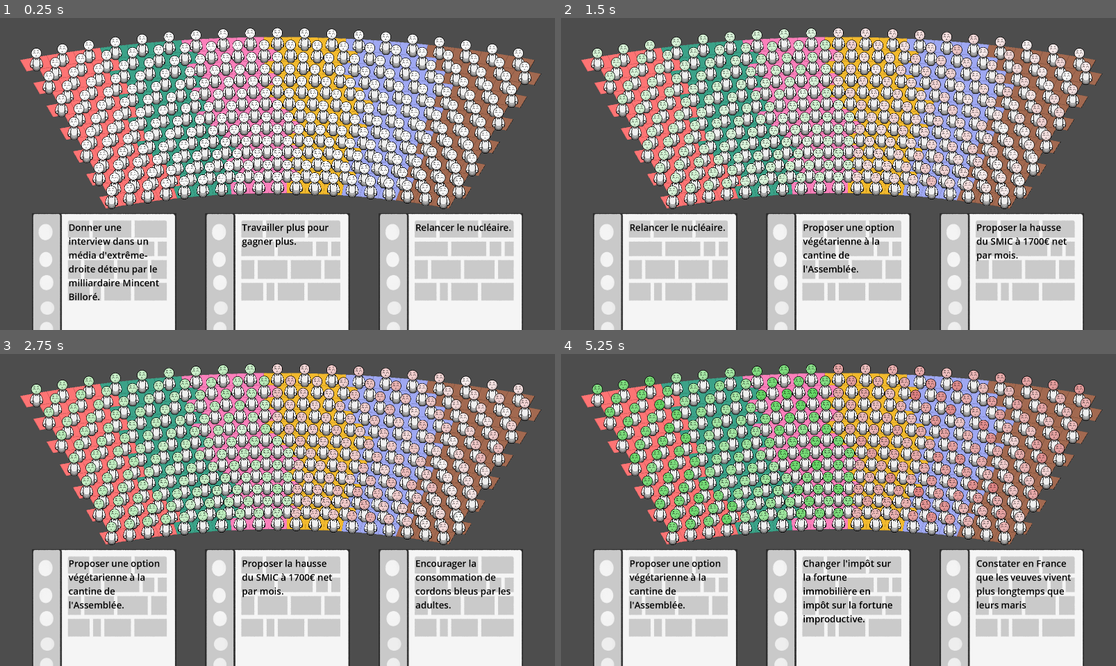
Above: before the commit, frames 1-4 (two rows, left to right).
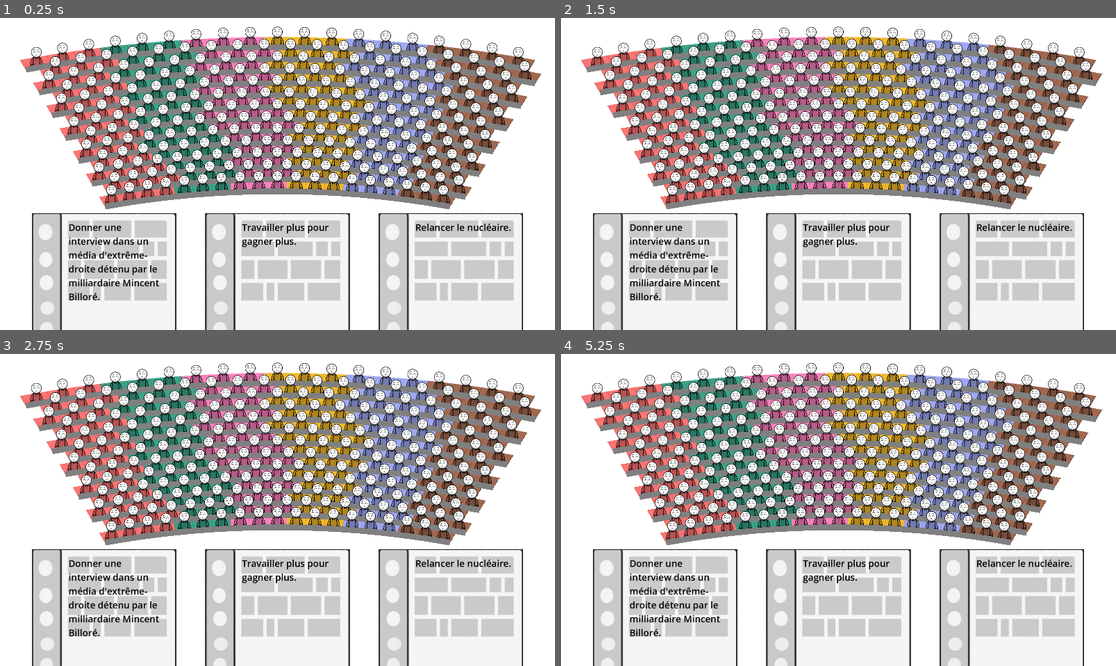
Above: after the commit, the same moments.

Repository: remimorvan/assemblee-nationale-simulator
Game: Godot game, scene res://scenes/game.tscn
Same seed, same stepped clock (60 frames per second), same inputs: the game is played once before the commit and once after it.
Inputs (mouse positions are in pixels of both pictures, inside the frame that each line leads up to):
- Up to frame 1 (0.25 s): no input
- Up to frame 2 (1.5 s): tap Enter at 0.5 s; move the mouse to (666, 308) at 0.52 s; click (666, 308) at 0.67 s; tap Space at 1.25 s; click (666, 308) at 1.42 s
- Up to frame 3 (2.75 s): tap Enter at 2 s; click (105, 644) at 2.17 s
- Up to frame 4 (5.25 s): tap Space at 2.75, 4.25 s; move the mouse to (838, 644) at 2.77 s; click (838, 644) at 2.92 s; tap Enter at 3.5 s; click (838, 644) at 3.67 s; click (838, 644) at 4.42 s; click (838, 644) at 5.17 s

The runs differ from the first frame. In frame 1, 59% of the frame differs, in the area x 0-100%, y 0-100%; in frame 2, 64%; in frame 3, 65%; in frame 4, 66%.

Commit message:
barres dans l'assemblée

Diff:
--- a/scenes/game.tscn
+++ b/scenes/game.tscn
@@ -12,3 +12,9 @@
 [node name="Deck" parent="." instance=ExtResource("3_lnu2h")]
 
 [node name="Player" parent="." instance=ExtResource("1_uwrxv")]
+
+[node name="ColorRect" type="ColorRect" parent="."]
+z_index = -1
+z_as_relative = false
+offset_right = 1920.0
+offset_bottom = 1080.0
--- a/scenes/hemicycle.tscn
+++ b/scenes/hemicycle.tscn
@@ -17,3 +17,9 @@
 offset_right = 1920.0
 offset_bottom = 1080.0
 color = Color(1, 1, 1, 0)
+
+[node name="TextureRect2" type="ColorRect" parent="."]
+material = SubResource("ShaderMaterial_hw2pa")
+offset_right = 1920.0
+offset_bottom = 1080.0
+color = Color(1, 1, 1, 0)
--- a/scenes/mp.tscn
+++ b/scenes/mp.tscn
@@ -134,7 +134,7 @@
 script = ExtResource("1_ct13o")
 
 [node name="Sprites" type="Node2D" parent="."]
-position = Vector2(0, -50)
+position = Vector2(0, -55)
 scale = Vector2(0.519999, 0.519999)
 
 [node name="body" type="Sprite2D" parent="Sprites"]
--- a/scripts/hemicycle.gd
+++ b/scripts/hemicycle.gd
@@ -14,20 +14,6 @@
 	Vector3(163., 105., 80.)/256.
 ]
 
-
-# Called when the node enters the scene tree for the first time.
-func _ready() -> void:
-	var mat: ShaderMaterial = $TextureRect.material
-
-	var vec3_color_array: PackedVector3Array = PackedVector3Array()
-	vec3_color_array.resize(width*height)
-
-	for i in range(width*height):
-		var party = new_mp(i)
-		vec3_color_array[i] = party_colors[party]
-
-	mat.set_shader_parameter("color_values", vec3_color_array)
-
 # inverse of the shader code
 func cell_to_uv(cellx: float, celly: float) -> Vector2:
 	var cycle_center = Vector2(0.5,1.7)
@@ -43,6 +29,47 @@
 	var UV = Vector2(cos(angle), sin(angle)) * r + cycle_center
 	#return UV*100. + viewport_size/2.
 	return Vector2(UV.x * viewport_size.x, UV.y * viewport_size.y)
+
+# Called when the node enters the scene tree for the first time.
+func _ready() -> void:
+	var mat: ShaderMaterial = $TextureRect.material
+
+	var vec3_color_array: PackedVector3Array = PackedVector3Array()
+	vec3_color_array.resize(width*height)
+
+	for i in range(width*height):
+		var party = new_mp(i)
+		vec3_color_array[i] = party_colors[party]
+
+	# bars
+	for i in range(height):
+		# create bar for row i
+		var line = Line2D.new()
+
+		const bar_height = 0.15
+		for j in range(width):
+			var point: Vector2
+			if (i % 2 == 1):
+				point = cell_to_uv(float(j)+0.5, float(i) + bar_height)
+			else:
+				point = cell_to_uv(float(j), float(i) + bar_height)
+			line.add_point(point)
+
+		# last bar
+		var point: Vector2
+		if (i % 2 == 1):
+			point = cell_to_uv(float(width)+0.5, float(i) + bar_height)
+		else:
+			point = cell_to_uv(float(width), float(i) + bar_height)
+		line.add_point(point)
+
+		line.default_color = Color(0.5, 0.5, 0.5, 1.)
+		line.width = 20.0
+		add_child(line)
+		line.z_index = 2*(height-i);
+
+
+	mat.set_shader_parameter("color_values", vec3_color_array)
 
 # Called every frame. 'delta' is the elapsed time since the previous frame.
 func _process(delta: float) -> void:
@@ -66,7 +93,7 @@
 	# ajoute le mp dans l'arbre. (nécessaire pour qu'il soit dans le jeu
 	add_child(mp)
 
-	mp.z_index = height-x;
+	mp.z_index = 2*(height-x);
 
 	var viewport_size: Vector2i = get_viewport().get_visible_rect().size
 	var center = Vector2(viewport_size)/2.
--- a/scripts/mp.gd
+++ b/scripts/mp.gd
@@ -8,6 +8,14 @@
 @export var happy_color = Color(0.2,0.8,0.2,1.)
 @export var indifferent_color = Color(1.,1.,1.,1.)
 @export var angry_color = Color(0.8,0.2,0.2,1.)
+const party_colors: Array[Vector3] = [
+	Vector3(255., 116., 116.)/256.,
+	Vector3(59., 163., 137.)/256.,
+	Vector3(253., 128., 188.)/256.,
+	Vector3(243., 186., 45.)/256.,
+	Vector3(160., 169., 243.)/256.,
+	Vector3(163., 105., 80.)/256.
+]
 
 # Accès aux sprites de visages, pour mettre celle qu'il faut quand il faut
 #@onready var face_sprite = [$Sprites/face_neutral, $Sprites/face_happy, $Sprites/face_unhappy]
@@ -17,6 +25,8 @@
 	seat_id = _seat_id
 	group_id = _group_id
 	approval = _approval
+	var body_color = party_colors[group_id]/1.3
+	$Sprites/body.modulate = Color(body_color.x, body_color.y, body_color.z, 1.)
 
 # Called when the node enters the scene tree for the first time.
 func _ready() -> void:
